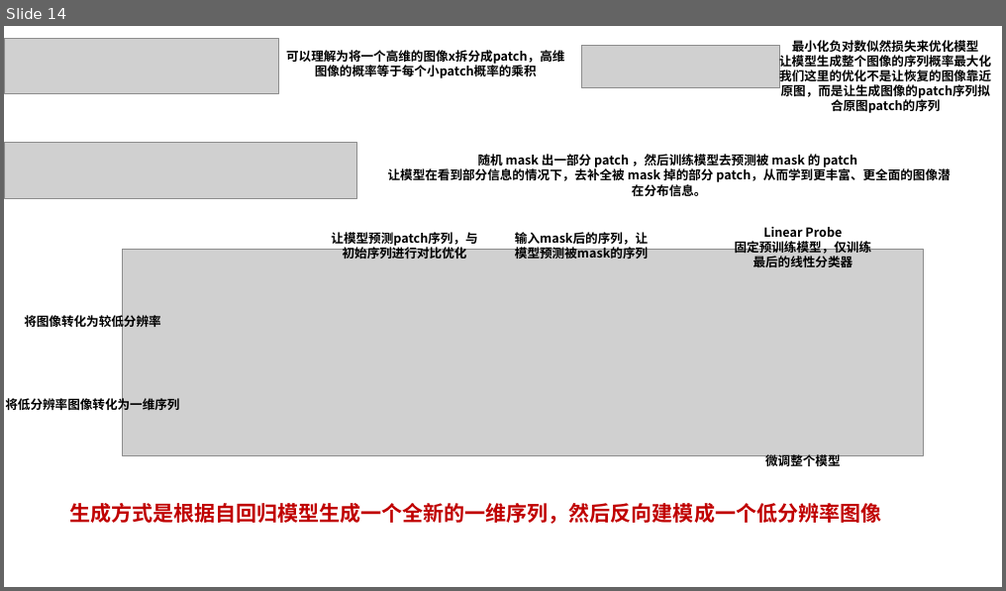
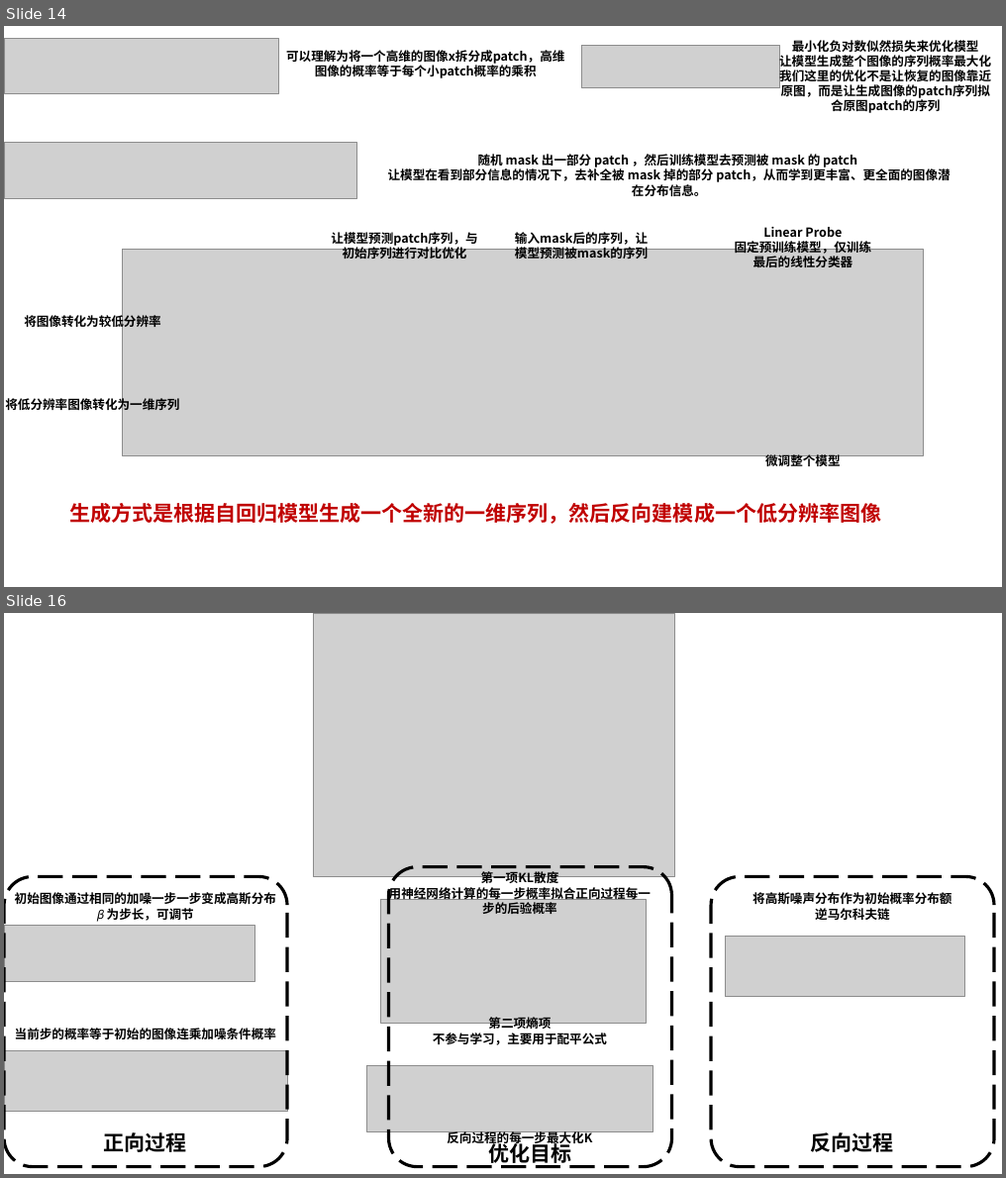
Before and after one commit to Elephant-King9/Paper, a slide deck: Base_Model/GAN+VAE+Diffusion/论文作图.pptx. Shown one above the other, each under a label of ours: slide 14 before the commit, slides 14 and 16 after it; the slides between them are not shown. The pictures are 1006x591 and 1006x1178 pixels, drawn with LibreOffice and Linux fonts; fonts in the diff are those of the drawing; grey boxes stand for pictures. Boxes give left, top, right and bottom in pixels: in the first picture for what was removed or moved away, otherwise in the second. Text is boxed around its words. In the diff, an @@ line names an element or a change of style, - is before the commit and + after.

```diff
--- a/Base_Model/GAN+VAE+Diffusion/论文作图.pptx
+++ b/Base_Model/GAN+VAE+Diffusion/论文作图.pptx
@@ slide 16 added at [4,613,1002,1174], background #FFFFFF @@
@@ picture added at [313,613,674,876] @@
@@ rounded rectangle added at [4,876,287,1167], outline #000000 3 pt dashed @@
@@ text added at [389,871,650,914], 12 pt, text #000000, bold @@
+第一项KL散度
+用神经网络计算的每一步概率拟合正向过程每一步的后验概率
@@ rounded rectangle added at [389,866,672,1167], outline #000000 3 pt dashed @@
@@ rounded rectangle added at [712,876,994,1167], outline #000000 3 pt dashed @@
@@ text added at [15,892,276,922], 12 pt, text #000000, bold @@
+初始图像通过相同的加噪一步一步变成高斯分布
+𝛽 为步长，可调节
@@ picture added at [380,899,648,1023] @@
@@ text added at [752,892,951,920], 12 pt, text #000000, bold @@
+将高斯噪声分布作为初始概率分布额
+逆马尔科夫链
@@ picture added at [4,926,254,982] @@
@@ picture added at [725,937,964,997] @@
@@ text added at [15,1028,276,1040], 12 pt, text #000000, bold @@
+当前步的概率等于初始的图像连乘加噪条件概率
@@ text added at [433,1017,607,1046], 12 pt, text #000000, bold @@
+第二项熵项
+不参与学习，主要用于配平公式
@@ picture added at [4,1051,287,1112] @@
@@ picture added at [367,1065,653,1133] @@
@@ text added at [104,1133,187,1153], 20 pt, text #000000, bold @@
+正向过程
@@ text added at [447,1132,592,1147], 12 pt, text #000000, bold @@
+反向过程的每一步最大化K
@@ text added at [488,1141,571,1166], 20 pt, text #000000, bold @@
+优化目标
@@ text added at [811,1133,894,1153], 20 pt, text #000000, bold @@
+反向过程
```
Also in this commit, not shown: 1 other slide added, 5 other files.
